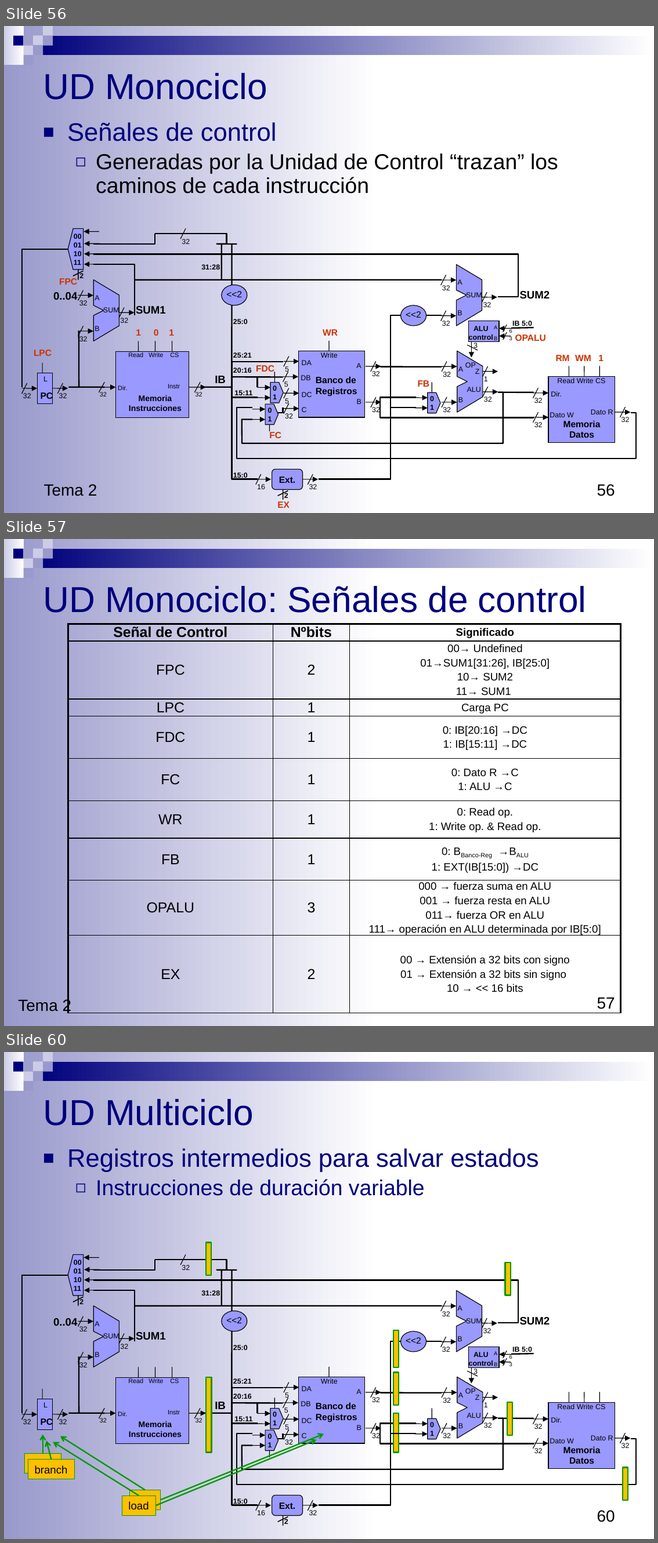
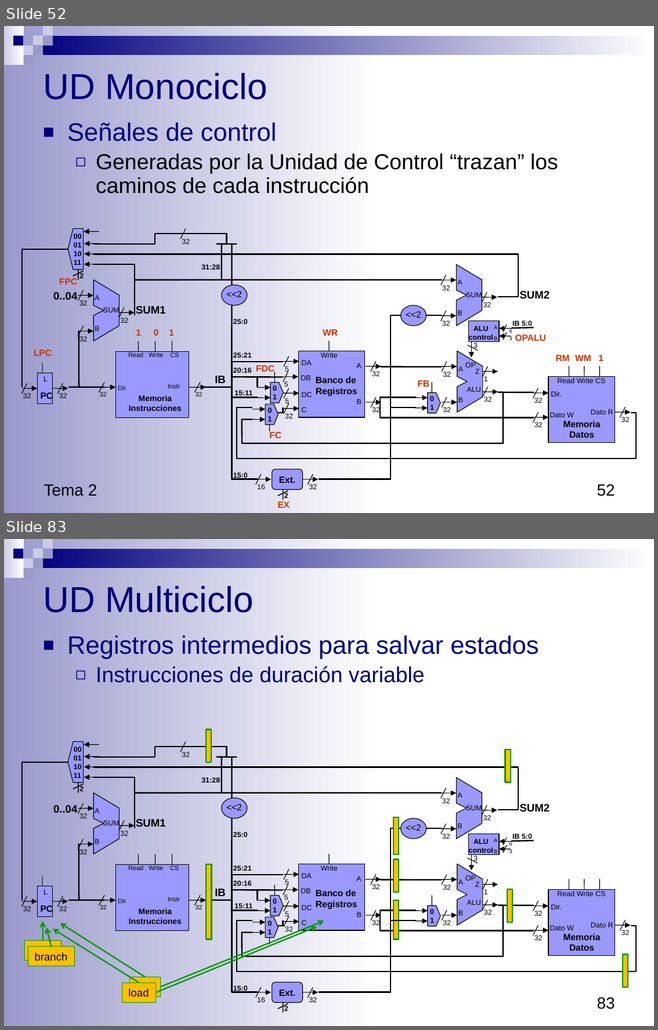
Before and after one commit to luisfromero/fucomp, a slide deck: temas/Tema3.pptx. Shown one above the other, each under a label of ours: slides 56, 57 and 60 before the commit, slides 52 and 83 after it; the slides between them are not shown. The pictures are 658x1543 and 658x1030 pixels, drawn with LibreOffice and Linux fonts; fonts in the diff are those of the drawing. Boxes give left, top, right and bottom in pixels: in the first picture for what was removed or moved away, otherwise in the second. Text is boxed around its words. In the diff, an @@ line names an element or a change of style, - is before the commit and + after.

Commit message:
Tema 3 actualizado

```diff
--- a/temas/Tema3.pptx
+++ b/temas/Tema3.pptx
@@ slide 57 removed at <box>4,539,654,1026</box>, background #FFFFFF; not listed: 10 template elements that a slide beside it also shows @@
@@ title removed at <box>43,586,586,613</box> @@
-UD Monociclo: Señales de control
@@ table removed at <box>68,624,620,1020</box>, 9 rows, 3 columns @@
-Señal de Control | Nºbits | Significado
-FPC | 2 | 00→ Undefined / 01→SUM1[31:26], IB[25:0] / 10→ SUM2 / 11→ SUM1
-LPC | 1 | Carga PC
-FDC | 1 | 0: IB[20:16] →DC / 1: IB[15:11] →DC
-FC | 1 | 0: Dato R →C / 1: ALU →C
-WR | 1 | 0: Read op. / 1: Write op. & Read op.
-FB | 1 | 0: BBanco-Reg →BALU / 1: EXT(IB[15:0]) →DC
-OPALU | 3 | 000 → fuerza suma en ALU / 001 → fuerza resta en ALU / 011→ fuerza OR en ALU / 111→ operación en ALU determinada por IB[5:0]
-EX | 2 | 00 → Extensión a 32 bits con signo / 01 → Extensión a 32 bits sin signo / 10 → << 16 bits
@@ text removed at <box>18,998,72,1013</box> @@
-Tema 2
@@ page number removed at <box>597,997,615,1009</box> @@
-57
@@ what was slide 56 is now slide 52 @@
@@ page number at <box>597,484,615,496</box>: text changed @@
-56
+52
@@ what was slide 60 is now slide 83 @@
@@ page number at <box>597,997,615,1009</box>: text changed @@
-60
+83
```
Also in this commit, not shown: 21 slides changed, 4 slides added, 7 other slides removed, 8 other files.
